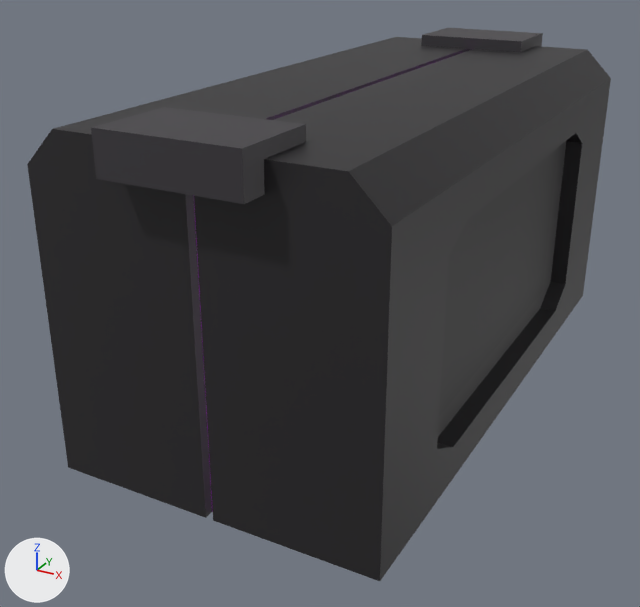
The FBX model Abscondence Beta - Project/Assets/Models/Crate_Long.fbx as it was, and as the next commit left it.
Both versions are drawn from a 50 mm lens placed at (1.19, -2.55, 1.47), pointed at (-0.12, -0.18, 0.29). Lighting does not change. The marker at lower left points along +X, +Y and +Z. Where no turn or scale is listed for an object, it has been applied to the vertices.

Objects in the first picture: 'Crate_Long'.
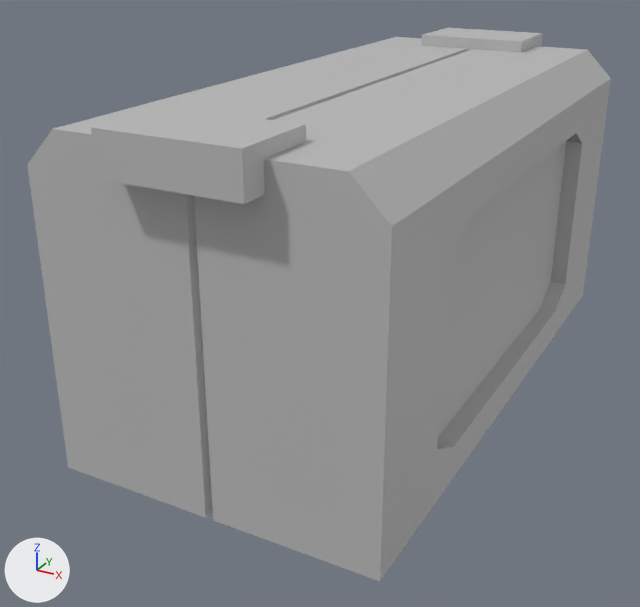
Edits to the bpy script that builds the scene:
```text
Add mat_crate_mat:
    mat_crate_mat = principled_material('Crate_mat')
    mat_crate_mat.base_color = (0.5, 0.5, 0.5)  # grey #bcbcbc
Change me_mesh:
    where me_mesh.from_pydata(...)  # 212 vertices, 218 faces; spans x -0.5..0.5, y -1.08..1.08, z 0.0..1.04
    used by ob_crate_long; location = (0.0, 0.0, 0.0)
    me_mesh part 1: all 52 faces that had it switch from mat_metal_light (black #39363b) to mat_crate_mat (grey #bcbcbc)
    me_mesh part 2: all 158 faces that had it switch from mat_metal (black #252326) to mat_crate_mat (grey #bcbcbc)
    me_mesh part 3: all 6 faces that had it switch from mat_purple_light (purple #d01ef0) to mat_crate_mat (grey #bcbcbc)
    me_mesh part 4: all 2 faces that had it switch from mat_metal_dark (black #161517) to mat_crate_mat (grey #bcbcbc)
```

What differs and where, as boxes (x1, y1, x2, y2) in the pictures (640 x 607 px):
part 1 of me_mesh, recoloured
    both: (91, 28, 543, 204)
part 2 of me_mesh, recoloured (black to grey)
    both: (27, 37, 611, 581)
part 3 of me_mesh, recoloured
    both: (194, 203, 213, 512)
part 4 of me_mesh, recoloured (black to grey)
    both: (439, 148, 558, 416)
